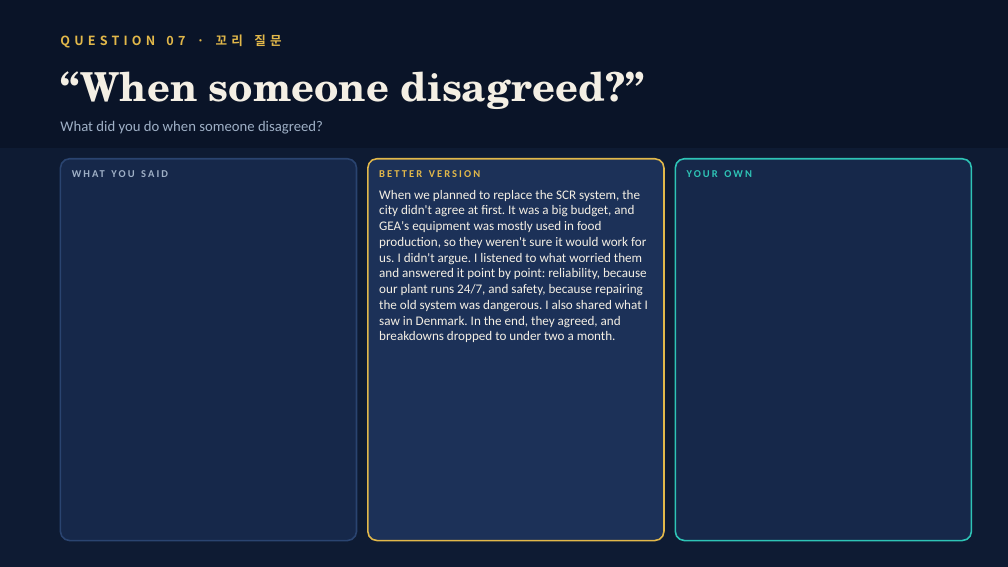
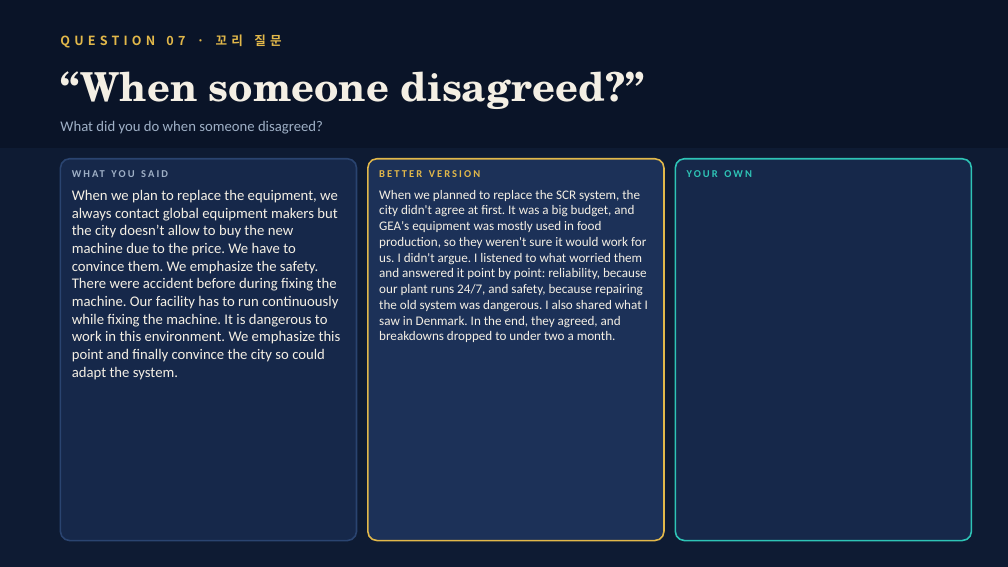
Before and after one commit to briankim-84/dea-m8q3, a slide deck: slide 12 of sanghyun-k3m7/Sanghyun_Class4_The_Full_Run.pptx. Drawn at 1008x567 pixels with LibreOffice and Linux fonts; fonts in the diff are those of the drawing. Boxes give left, top, right and bottom in pixels: in the first picture for what was removed or moved away, otherwise in the second. Text is boxed around its words. In the diff, an @@ line names an element or a change of style, - is before the commit and + after.

```diff
--- a/sanghyun-k3m7/Sanghyun_Class4_The_Full_Run.pptx
+++ b/sanghyun-k3m7/Sanghyun_Class4_The_Full_Run.pptx
@@ text added at (72,189,341,380), 14 pt, text #F4EFE4 @@
+When we plan to replace the equipment, we always contact global equipment makers but the city doesn’t allow to buy the new machine due to the price. We have to convince them. We emphasize the safety. There were accident before during fixing the machine. Our facility has to run continuously while fixing the machine. It is dangerous to work in this environment. We emphasize this point and finally convince the city so could adapt the system.
```
Also in this commit, not shown: 17 other slides changed, 12 other files.
